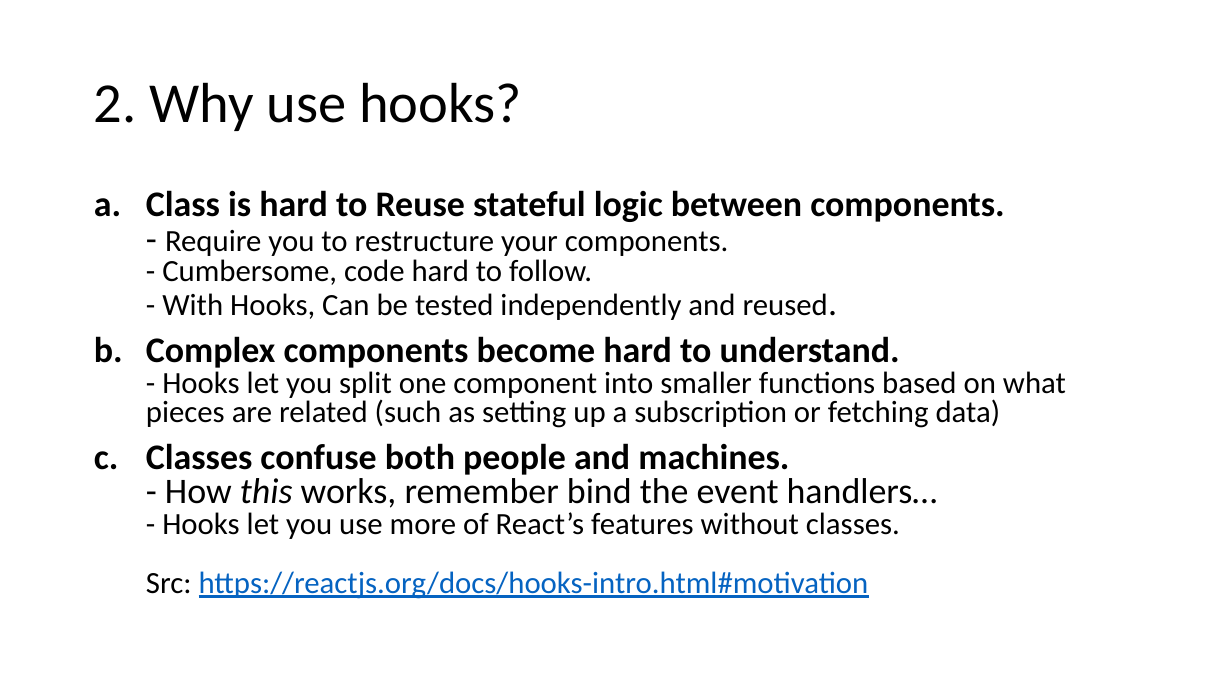
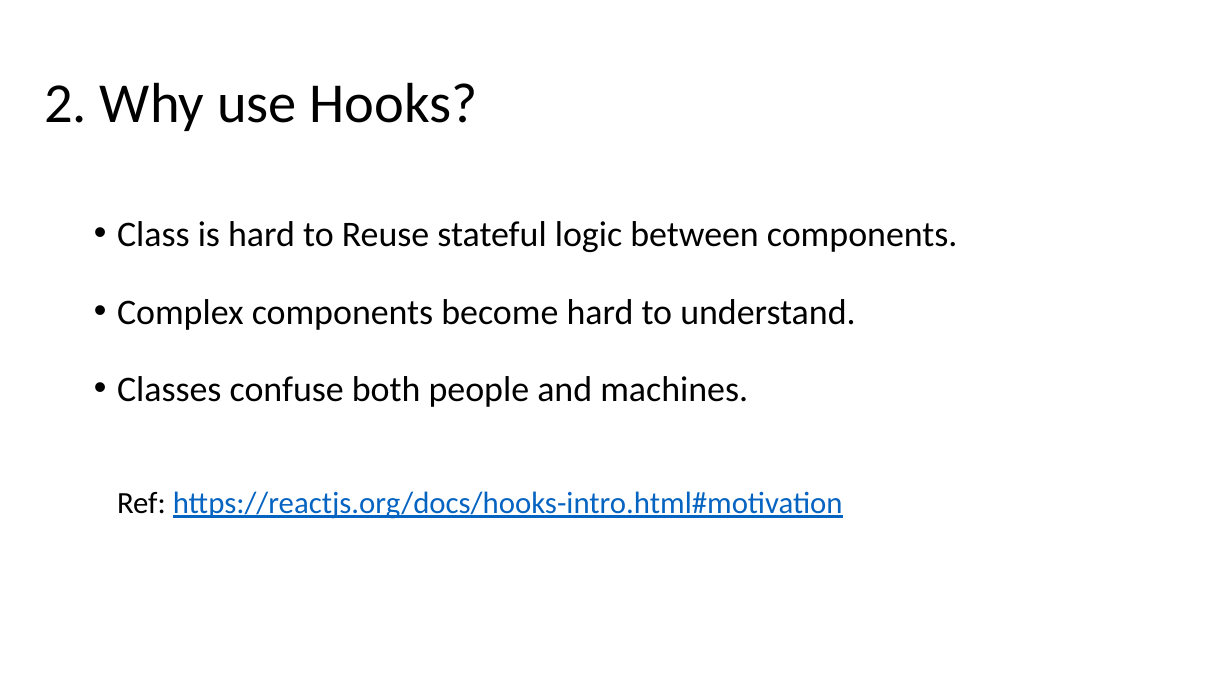
Before and after one commit to NhanHoang8195/react-hook-demo, a slide deck: slide 5 of ReactHooks.pptx (slide 3 before the commit). Drawn at 1232x693 pixels with LibreOffice and Linux fonts; fonts in the diff are those of the drawing. Boxes give left, top, right and bottom in pixels: in the first picture for what was removed or moved away, otherwise in the second. Text is boxed around its words. In the diff, an @@ line names an element or a change of style, - is before the commit and + after.

Commit message:
new slide

```diff
--- a/ReactHooks.pptx
+++ b/ReactHooks.pptx
@@ title at (44, 82, 478, 131): text changed @@
-2. Why use hooks?
+2. Why use Hooks?
@@ text at (117, 221, 958, 519): text changed; size 24 to 28 pt @@
-a. Class is hard to Reuse stateful logic between components.
-   - Require you to restructure your components.
-   - Cumbersome, code hard to follow.
-   - With Hooks, Can be tested independently and reused.
-b. Complex components become hard to understand.
-   - Hooks let you split one component into smaller functions based on what pieces are related (such as setting up a subscription or fetching data)
-c. Classes confuse both people and machines.
-   - How this works, remember bind the event handlers…
-   - Hooks let you use more of React’s features without classes.
-   Src: https://reactjs.org/docs/hooks-intro.html#motivation
+• Class is hard to Reuse stateful logic between components.
+• Complex components become hard to understand.
+• Classes confuse both people and machines.
+  Ref: https://reactjs.org/docs/hooks-intro.html#motivation
```
Also in this commit, not shown: 2 other slides changed, 7 slides added, 1 slide removed.
